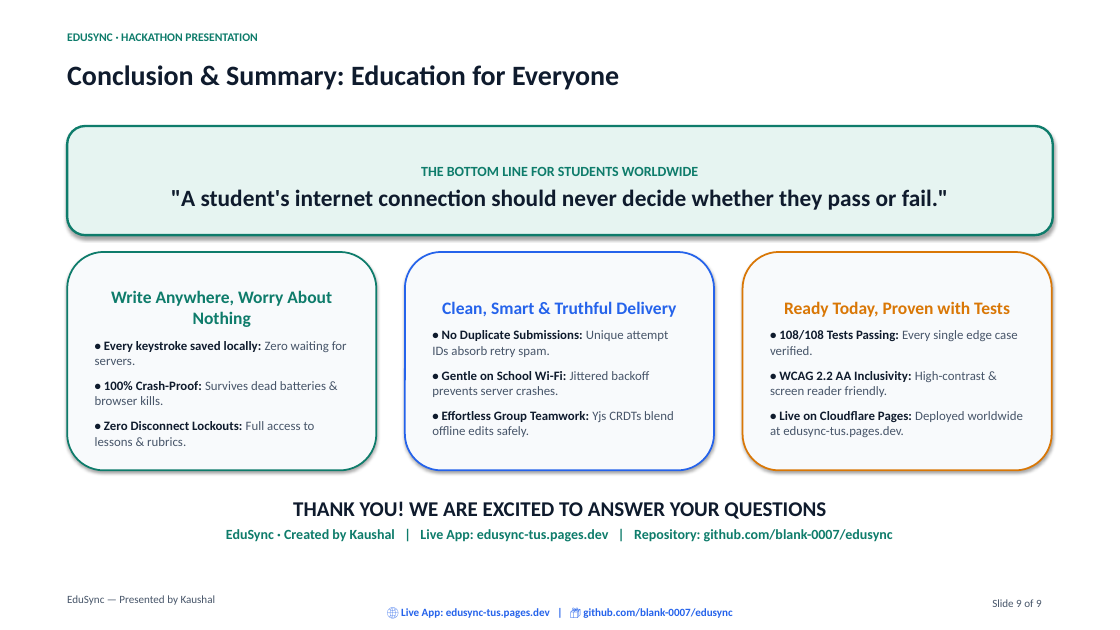
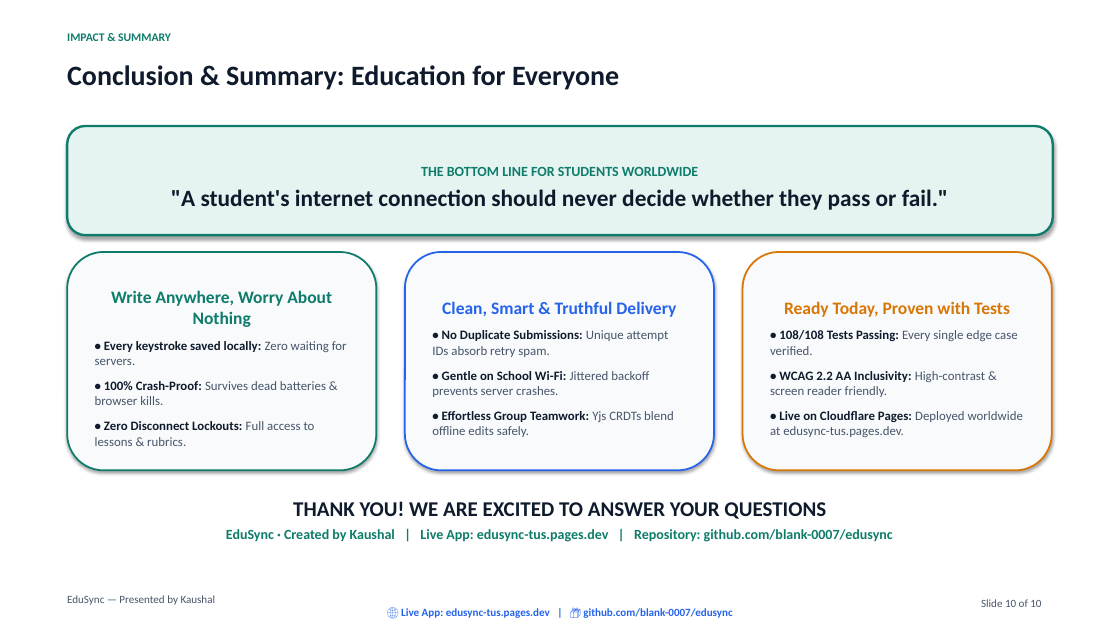
Before and after one commit to blank-0007/edusync, a slide deck: slide 10 of assets/EduSync-Presentation.pptx (slide 9 before the commit). Drawn at 1120x630 pixels with LibreOffice and Linux fonts; fonts in the diff are those of the drawing. Boxes give left, top, right and bottom in pixels: in the first picture for what was removed or moved away, otherwise in the second. Text is boxed around its words. In the diff, an @@ line names an element or a change of style, - is before the commit and + after.

```diff
--- a/assets/EduSync-Presentation.pptx
+++ b/assets/EduSync-Presentation.pptx
@@ text at [67, 33, 171, 41]: text changed @@
-EDUSYNC · HACKATHON PRESENTATION
+IMPACT & SUMMARY
@@ text at [981, 599, 1041, 607]: text changed @@
-Slide 9 of 9
+Slide 10 of 10
```
Also in this commit, not shown: 8 other slides changed, 1 slide added, 11 other files.
